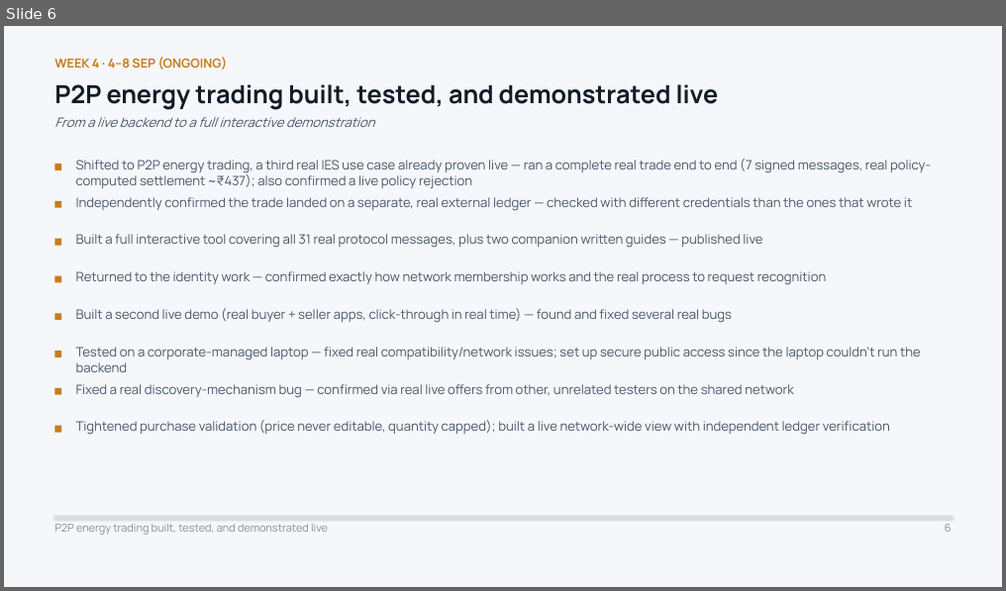
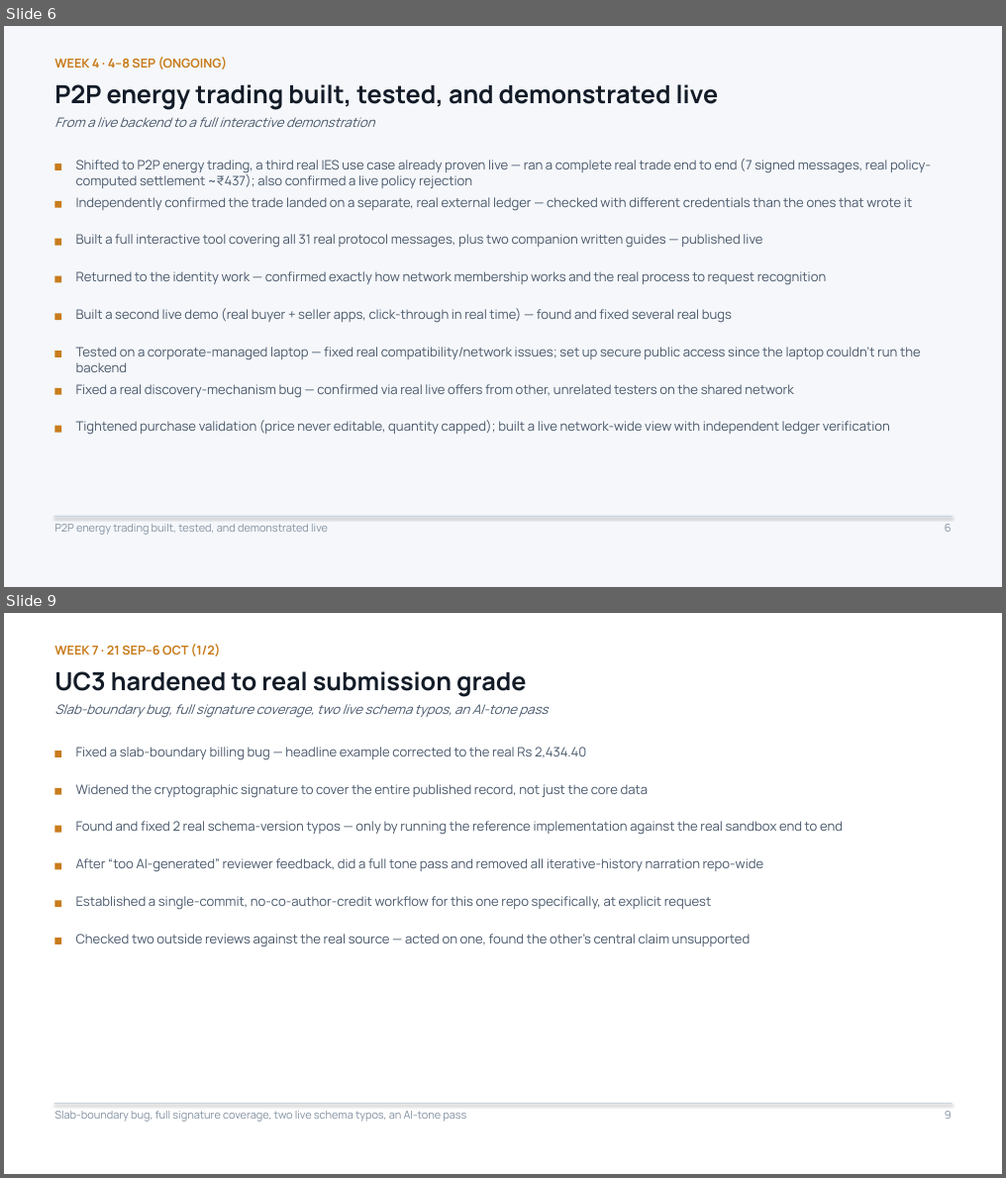
Before and after one commit to Sanjay-dev22/personal-deg, a slide deck: work-record/DEG-IES-Work-Record.pptx. Shown one above the other, each under a label of ours: slide 6 before the commit, slides 6 and 9 after it; the slides between them are not shown. The pictures are 1006x591 and 1006x1178 pixels, drawn with LibreOffice and Linux fonts; fonts in the diff are those of the drawing. Boxes give left, top, right and bottom in pixels: in the first picture for what was removed or moved away, otherwise in the second. Text is boxed around its words. In the diff, an @@ line names an element or a change of style, - is before the commit and + after.

```diff
--- a/work-record/DEG-IES-Work-Record.pptx
+++ b/work-record/DEG-IES-Work-Record.pptx
@@ slide 9 added at [4, 613, 1002, 1174], background #FFFFFF @@
@@ text added at [54, 644, 221, 657], 12 pt, text #C87C1C, bold @@
+WEEK 7 · 21 SEP–6 OCT (1/2)
@@ text added at [54, 671, 526, 696], 24 pt, text #121B27, bold @@
+UC3 hardened to real submission grade
@@ text added at [54, 704, 548, 718], 12.5 pt, text #48576A, italic @@
+Slab-boundary bug, full signature coverage, two live schema typos, an AI-tone pass
@@ rectangle added at [54, 751, 61, 758], fill #C87C1C @@
@@ text added at [76, 747, 586, 761], 12.5 pt, text #48576A @@
+Fixed a slab-boundary billing bug — headline example corrected to the real Rs 2,434.40
@@ rectangle added at [54, 788, 61, 795], fill #C87C1C @@
@@ text added at [76, 784, 648, 798], 12.5 pt, text #48576A @@
+Widened the cryptographic signature to cover the entire published record, not just the core data
@@ rectangle added at [54, 826, 61, 833], fill #C87C1C @@
@@ text added at [76, 821, 843, 835], 12.5 pt, text #48576A @@
+Found and fixed 2 real schema-version typos — only by running the reference implementation against the real sandbox end to end
@@ rectangle added at [54, 863, 61, 869], fill #C87C1C @@
@@ text added at [76, 859, 764, 872], 12.5 pt, text #48576A @@
+After “too AI-generated” reviewer feedback, did a full tone pass and removed all iterative-history narration repo-wide
@@ rectangle added at [54, 900, 61, 907], fill #C87C1C @@
@@ text added at [76, 896, 712, 910], 12.5 pt, text #48576A @@
+Established a single-commit, no-co-author-credit workflow for this one repo specifically, at explicit request
@@ rectangle added at [54, 938, 61, 945], fill #C87C1C @@
@@ text added at [76, 934, 750, 948], 12.5 pt, text #48576A @@
+Checked two outside reviews against the real source — acted on one, found the other's central claim unsupported
@@ line added from (54, 1103) to (951, 1103), #CBD5E0 0.75 pt @@
@@ text added at [54, 1111, 466, 1122], 10.5 pt, text #8391A2 @@
+Slab-boundary bug, full signature coverage, two live schema typos, an AI-tone pass
@@ text added at [944, 1111, 951, 1119], 10.5 pt, text #8391A2 @@
+9
```
Also in this commit, not shown: 2 slides changed, 7 other slides added, 2 other files.
